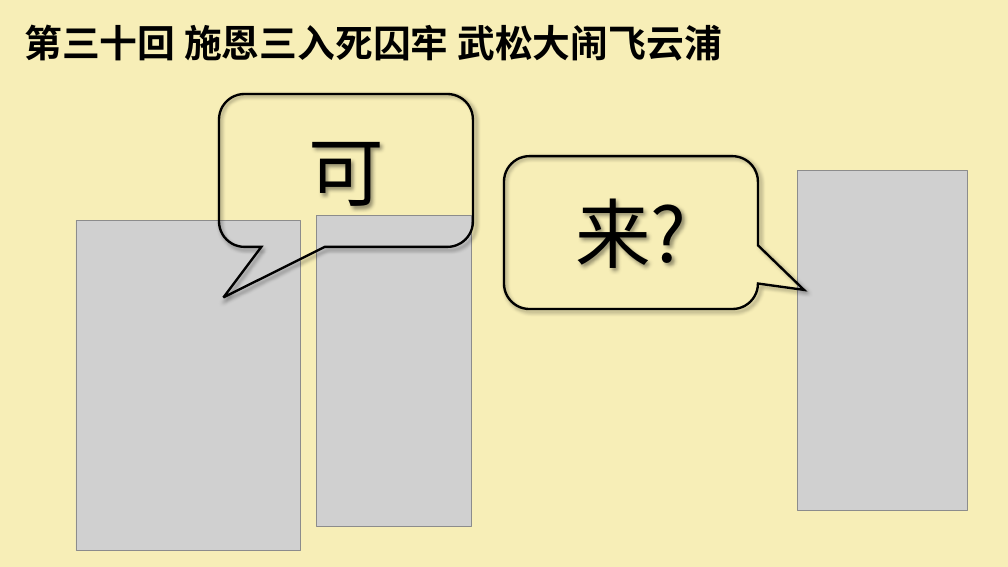
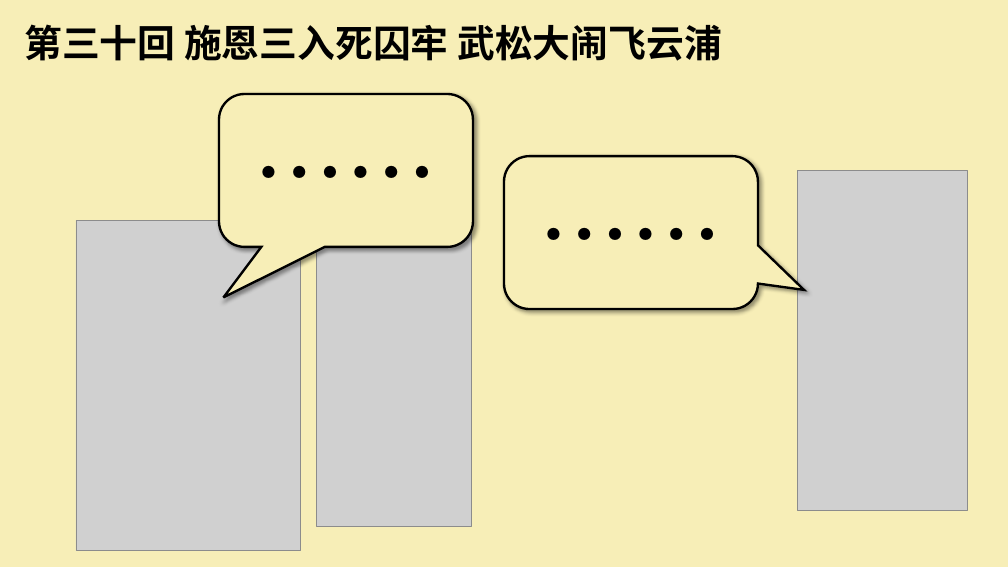
Before and after one commit to Robinlsx/Robinlsx.github.io, a slide deck: slide 5 of 7/files/水浒传 第三十至四十回 李思学.pptx. Drawn at 1008x567 pixels with LibreOffice and Linux fonts; fonts in the diff are those of the drawing; grey boxes stand for pictures. Boxes give left, top, right and bottom in pixels: in the first picture for what was removed or moved away, otherwise in the second. Text is boxed around its words. In the diff, an @@ line names an element or a change of style, - is before the commit and + after.

```diff
--- a/7/files/水浒传 第三十至四十回 李思学.pptx
+++ b/7/files/水浒传 第三十至四十回 李思学.pptx
@@ rounded speech box "……" at <box>219,94,473,247</box>: fill none to #F7EEB7 @@
@@ text in rounded speech box at <box>308,142,384,219</box>: text changed; size 72 to 88 pt @@
-可
+……
@@ rounded speech box "……" at <box>504,157,758,309</box>: fill none to #F7EEB7 @@
@@ text in rounded speech box at <box>575,198,686,271</box>: text changed; size 72 to 88 pt @@
-来?
+……
```
Also in this commit, not shown: 28 other slides changed, 2 slides removed.
